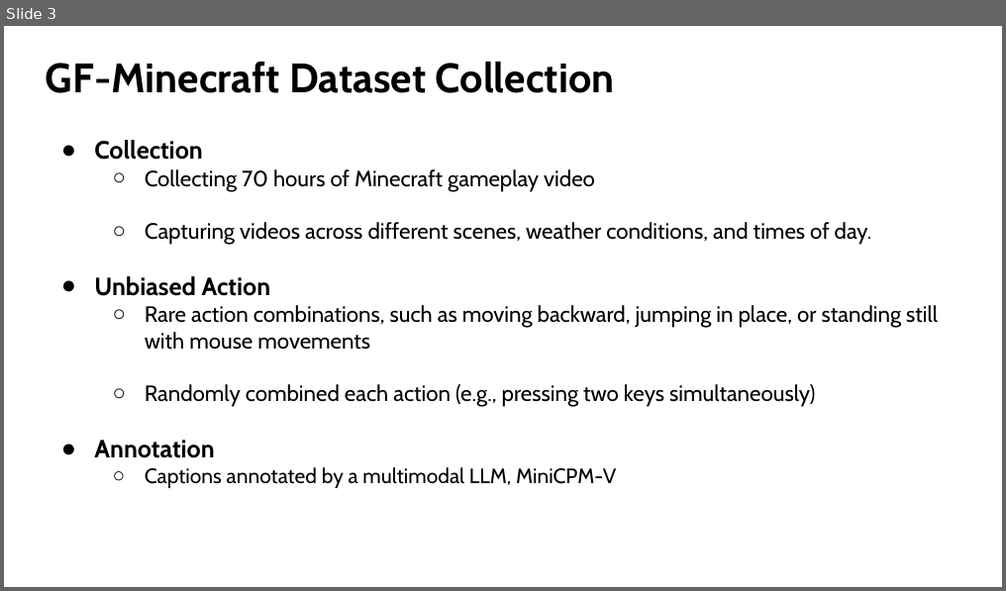
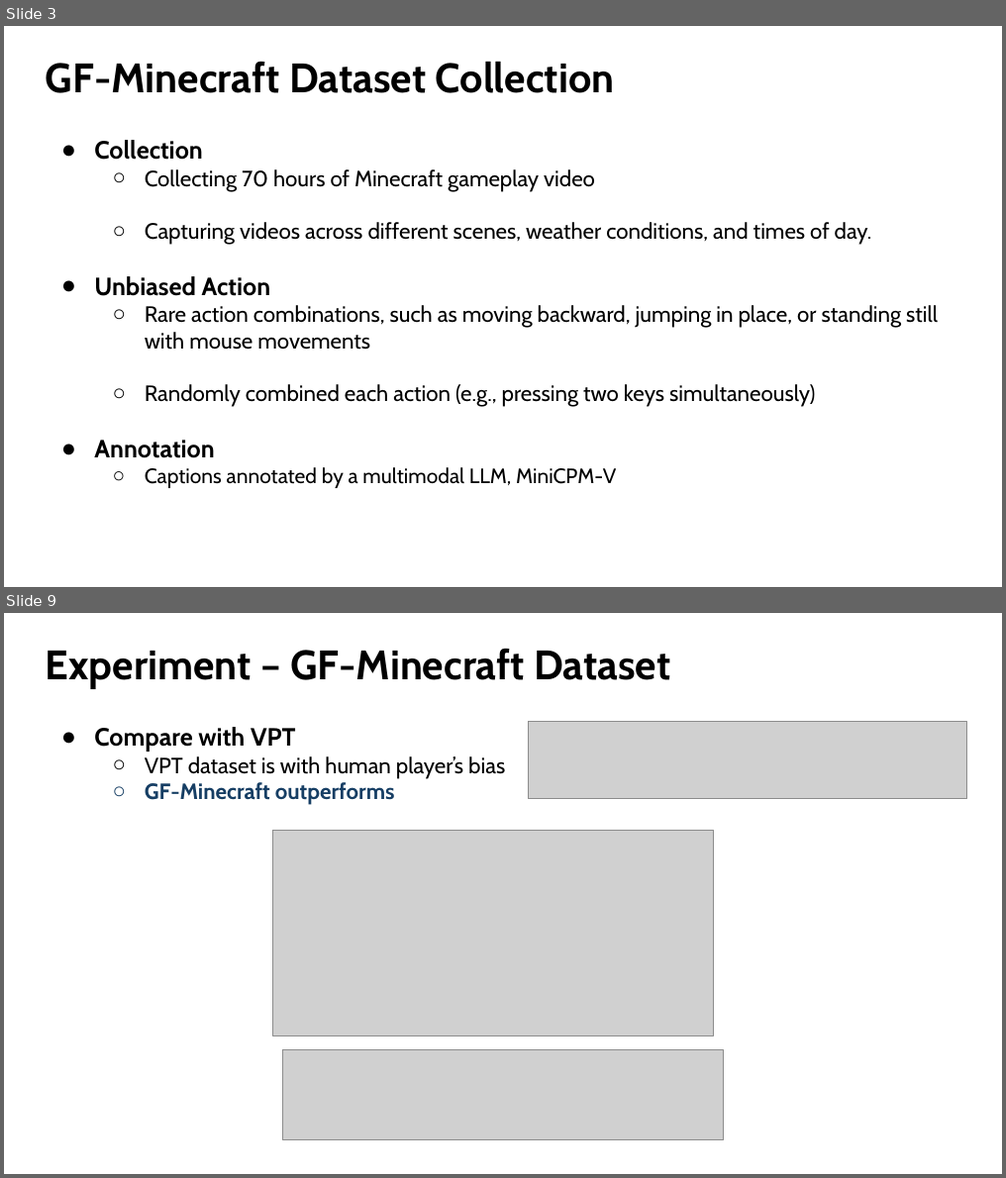
Before and after one commit to Lukelaitw/2025-VLL-undergraduate-research, a slide deck: week4/VLL_4_GameFactory_1103.pptx. Shown one above the other, each under a label of ours: slide 3 before the commit, slides 3 and 9 after it; the slides between them are not shown. The pictures are 1006x591 and 1006x1178 pixels, drawn with LibreOffice and Linux fonts; fonts in the diff are those of the drawing; grey boxes stand for pictures. Boxes give left, top, right and bottom in pixels: in the first picture for what was removed or moved away, otherwise in the second. Text is boxed around its words. In the diff, an @@ line names an element or a change of style, - is before the commit and + after.

```diff
--- a/week4/VLL_4_GameFactory_1103.pptx
+++ b/week4/VLL_4_GameFactory_1103.pptx
@@ slide 9 added at (4,613,1002,1174), background #FFFFFF @@
@@ title added at (46,648,670,689), 39.6 pt, text #000000, bold @@
+Experiment – GF-Minecraft Dataset
@@ text added at (94,727,505,805), 21.3 pt, text #000000, bold @@
+● Compare with VPT
+  ○ VPT dataset is with human player’s bias
+  ○ GF-Minecraft outperforms
@@ picture added at (528,722,967,799) @@
@@ picture added at (272,830,714,1035) @@
@@ picture added at (282,1051,724,1140) @@
```
Also in this commit, not shown: 2 slides changed, 5 other slides added.
